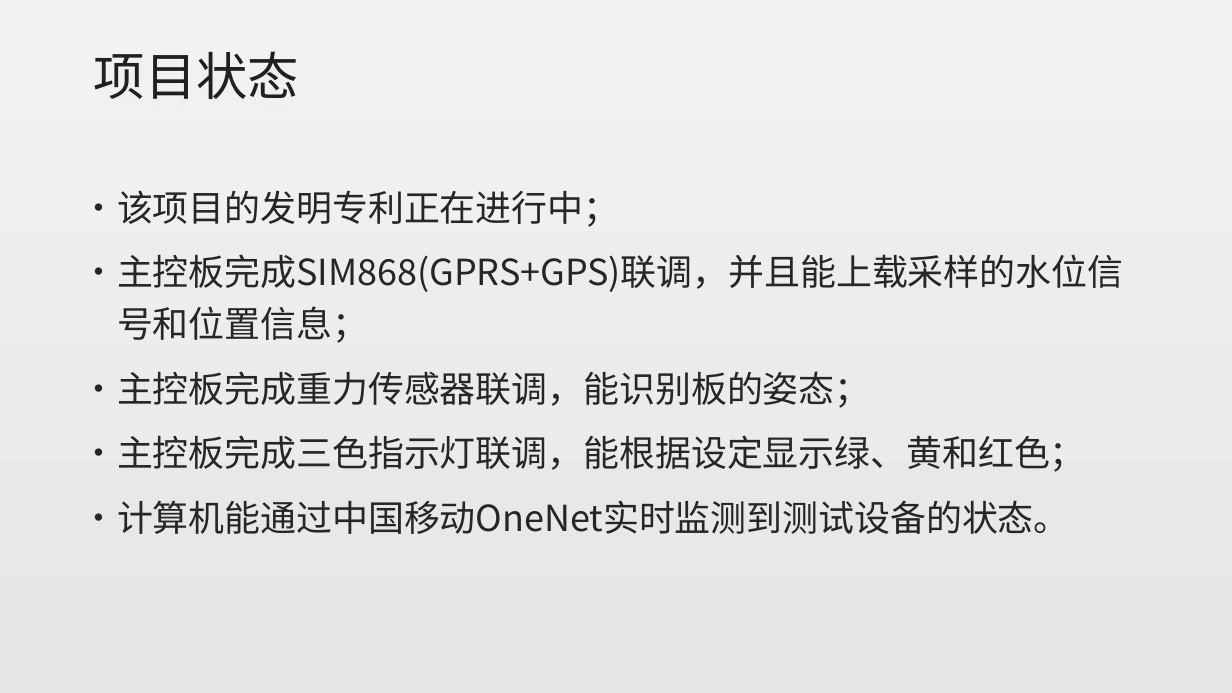
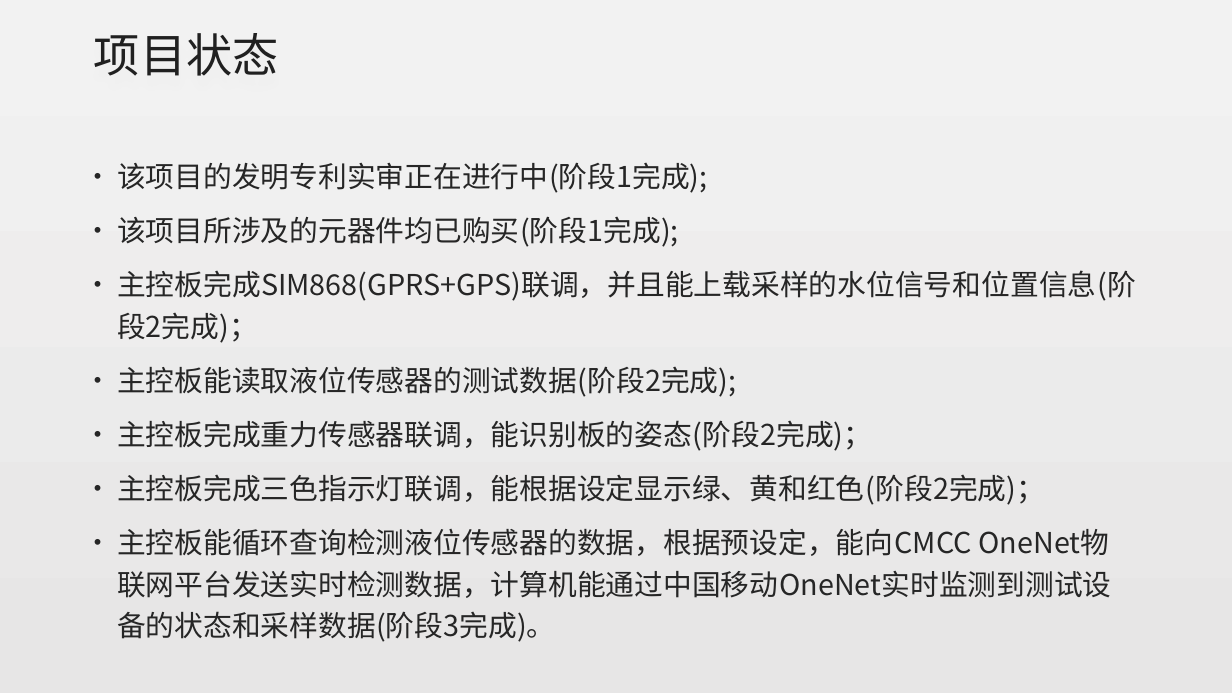
Before and after one commit to alanz2015/Study-Notes, a slide deck: slide 7 of 实时路面积水检测设备实现方案-张沛霖20170816.pptx (slide 8 before the commit). Drawn at 1232x693 pixels with LibreOffice and Linux fonts; fonts in the diff are those of the drawing. Boxes give left, top, right and bottom in pixels: in the first picture for what was removed or moved away, otherwise in the second. Text is boxed around its words. In the diff, an @@ line names an element or a change of style, - is before the commit and + after.

Commit message:
Add design desc info

```diff
--- a/实时路面积水检测设备实现方案-张沛霖20170816.pptx
+++ b/实时路面积水检测设备实现方案-张沛霖20170816.pptx
@@ title "项目状态" at bbox=[94, 33, 279, 76]: size 40 to 36 pt @@
@@ text at bbox=[117, 162, 1136, 642]: text changed; size 28 to 22.4 pt @@
-• 该项目的发明专利正在进行中；
-• 主控板完成SIM868(GPRS+GPS)联调，并且能上载采样的水位信号和位置信息；
-• 主控板完成重力传感器联调，能识别板的姿态；
-• 主控板完成三色指示灯联调，能根据设定显示绿、黄和红色；
-• 计算机能通过中国移动OneNet实时监测到测试设备的状态。
+• 该项目的发明专利实审正在进行中(阶段1完成);
+• 该项目所涉及的元器件均已购买(阶段1完成);
+• 主控板完成SIM868(GPRS+GPS)联调，并且能上载采样的水位信号和位置信息(阶段2完成)；
+• 主控板能读取液位传感器的测试数据(阶段2完成);
+• 主控板完成重力传感器联调，能识别板的姿态(阶段2完成)；
+• 主控板完成三色指示灯联调，能根据设定显示绿、黄和红色(阶段2完成)；
+• 主控板能循环查询检测液位传感器的数据，根据预设定，能向CMCC OneNet物联网平台发送实时检测数据，计算机能通过中国移动OneNet实时监测到测试设备的状态和采样数据(阶段3完成)。
```
Also in this commit, not shown: 4 other slides changed, 1 slide added.
